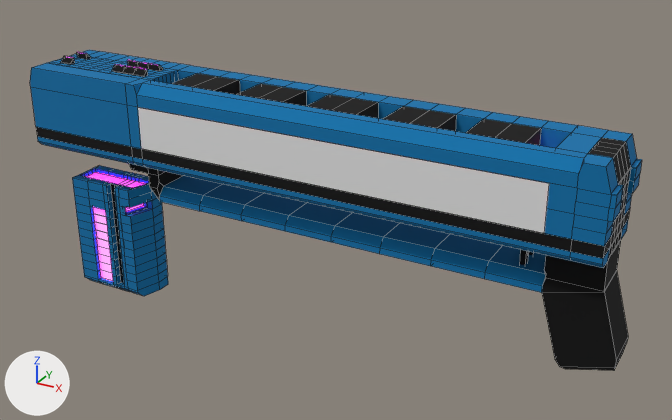
The Blender file Assets/ar.blend as it was, and as the next commit left it.
Before and after are seen from a camera (50 mm lens) standing at (3.35, -16.54, 6.82) and looking at (-5.96, 0.39, -1.65). The lights are fixed; the arrows at lower left show +X, +Y and +Z. Mesh edges are drawn as thin lines.
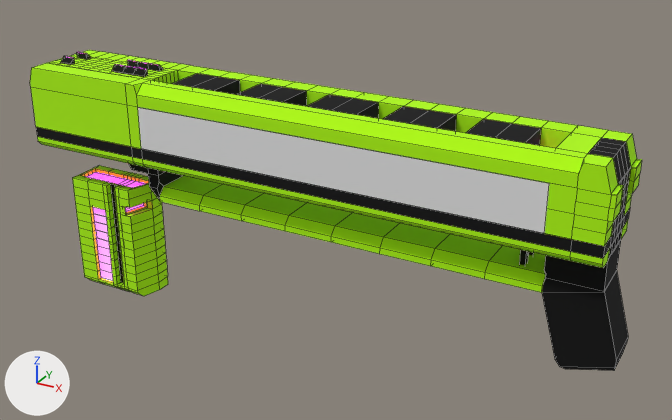
Boxes [x1, y1, x2, y2] around the edits, measured in the pictures (672 x 420 px):
```json
{"object": "Cube", "change": "recoloured", "before": [30, 50, 642, 296], "after": [30, 50, 642, 296], "on screen": "blue to green"}
{"object": "Cube.001", "change": "recoloured", "before": [72, 165, 168, 296], "after": [72, 165, 168, 296], "on screen": "blue to green"}
```

The change, as JSON lines over the scene's bpy script:
```json
{"op": "set", "path": "mat_material.base_color", "old": "(0.0, 0.172, 0.42)", "new": "(0.447, 1.0, 0.0)", "note": "blue #0073ad -> green #b2ff00"}
```
